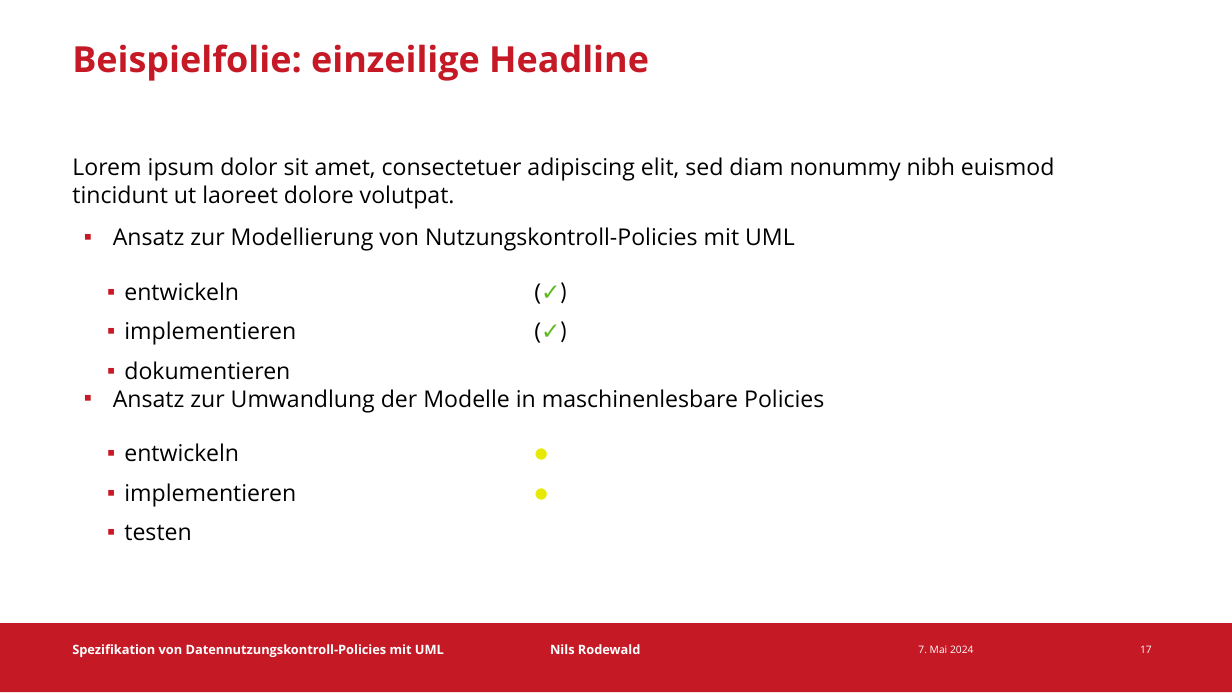
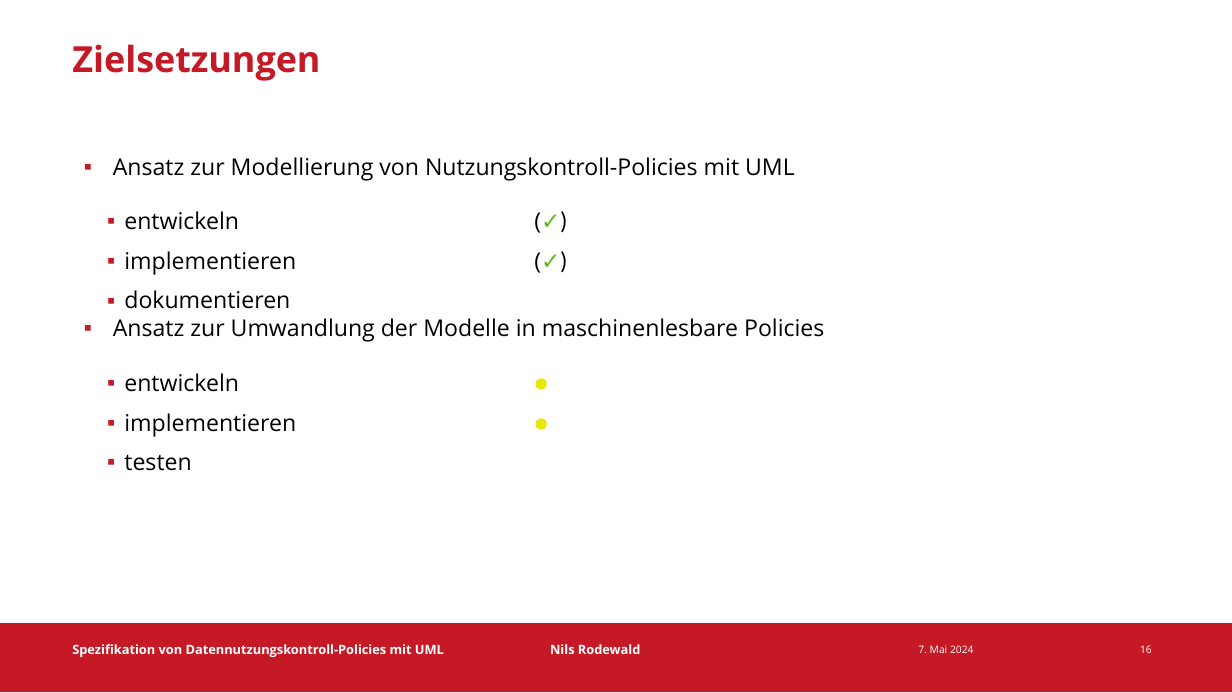
Before and after one commit to CARiSMA-Tool/carisma-tool, a slide deck: slide 16 of Zwischenvortrag/ZwischenvortragMitVorlage16_9.odp (slide 17 before the commit). Drawn at 1232x693 pixels with LibreOffice and Linux fonts; fonts in the diff are those of the drawing; background and template pictures are left out. Boxes give left, top, right and bottom in pixels: in the first picture for what was removed or moved away, otherwise in the second. Text is boxed around its words. In the diff, an @@ line names an element or a change of style, - is before the commit and + after.

```diff
--- a/Zwischenvortrag/ZwischenvortragMitVorlage16_9.odp
+++ b/Zwischenvortrag/ZwischenvortragMitVorlage16_9.odp
@@ title at (72, 44, 320, 81): text changed @@
-Beispielfolie: einzeilige Headline
+Zielsetzungen
@@ text "Ansatz zur Modellierung von Nutzungskontroll-Policies ...": place and size @@
-text "Ansatz zur Modellierung von Nutzungskontroll-Policies ..." at (113, 227, 824, 541)
+text "Ansatz zur Modellierung von Nutzungskontroll-Policies ..." at (113, 157, 824, 471)
@@ text removed at (72, 157, 1055, 208) @@
-Lorem ipsum dolor sit amet, consectetuer adipiscing elit, sed diam nonummy nibh euismod tincidunt ut laoreet dolore volutpat.
@@ page number at (1140, 645, 1152, 653): text changed @@
-17
+16
```
Also in this commit, not shown: 2 other slides changed.
